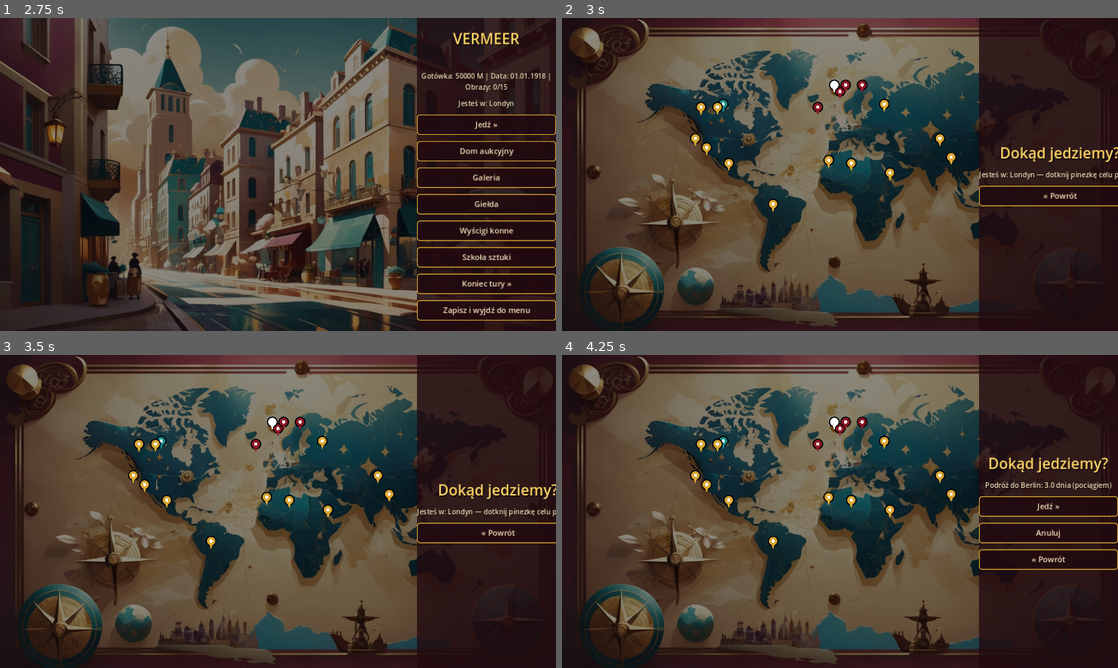
Above: before the commit, frames 1-4 (two rows, left to right).
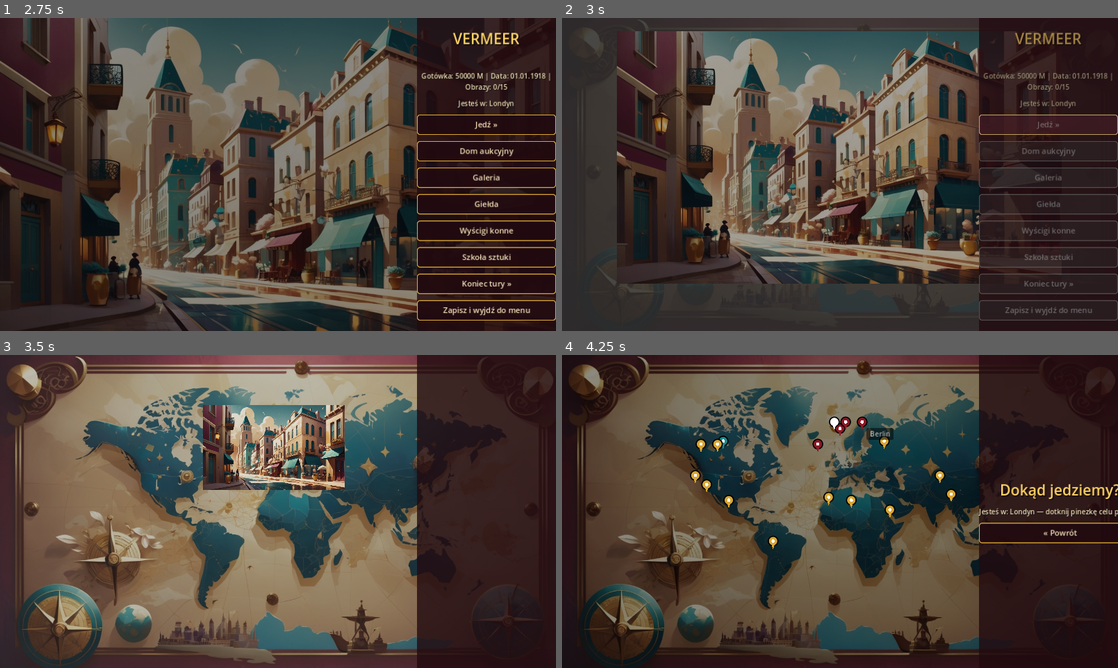
Above: after the commit, the same moments.

Repository: cinekm20/the-forger-retro-tycoon
Game: Godot game, scene res://scenes/main_menu/MainMenu.tscn
Same seed, same stepped clock (60 frames per second), same inputs: the game is played once before the commit and once after it.
Inputs (mouse positions are in pixels of both pictures, inside the frame that each line leads up to):
- Up to frame 1 (2.75 s): click "1" at 0.5 s; click "Tryb łatwy (15/40 obrazów do …" at 1.25 s; click "Nowa gra" at 2 s
- Up to frame 2 (3 s): click "Jedź »" at 2.75 s
- Up to frame 3 (3.5 s): no input
- Up to frame 4 (4.25 s): click (862, 423) at 3.52 s

Frame 1 is identical in both runs. In frame 2, 64% of the frame differs, in the area x 0-100%, y 0-100%; in frame 3, 71%; in frame 4, 2.2%.

Commit message:
Dodaj animację zoom Hub <-> mapa <-> pociąg/samolot <-> Hub
Trzyczęściowa animacja podróży, spięta wokół tej samej pozycji pinezki
(Cities.get_map_position) dla ciągłości wizualnej między scenami:

1. Hub._on_travel_pressed(): tło Huba kurczy się (scale + pivot_offset w
   pozycji pinezki aktualnego miasta) do rozmiaru pinezki, mapa pojawia
   się pod spodem (fade-in) — dopiero potem scena przełącza się na
   TravelMap.
2. TravelAnimation.gd: pojazd (pociąg/samolot) leci bezpośrednio między
   współrzędnymi pinezki startowej a docelowej (nie generyczny slajd w
   poziomie jak wcześniej) — mały na starcie i mecie, urośnięty w połowie
   drogi (sin(t*PI) jako krzywa skali).
3. Po dotarciu: tło miasta docelowego "wjeżdża" (zoom-in, odwrotność
   punktu 1.) z pozycji pinezki na cały ekran, dopiero potem przełącza na
   Hub.

Wymagało refaktoru: REGION_BACKGROUNDS/FALLBACK_BACKGROUND/
MAP_BACKGROUND_PATH przeniesione z Hub.gd do Cities.gd (Cities.
get_region_background()) — potrzebne w dwóch miejscach (Hub.gd i
TravelAnimation.gd) zamiast jednego. Dodano też
ScreenHelpers.make_background_with_overlay(), bo obie animacje muszą
wygaszać nakładkę tła osobno od reszty ekranu.

Zoom-transform używa Control.scale + pivot_offset (nie ręcznej zmiany
anchors/position/size) — pivot_offset w lokalnych współrzędnych pinezki
gwarantuje, że ten punkt zostaje wizualnie nieruchomy niezależnie od
aktualnej skali, więc obraz rośnie/kurczy się dokładnie z/do tego miejsca.

Diff:
--- a/game/scenes/hub/Hub.gd
+++ b/game/scenes/hub/Hub.gd
@@ -22,64 +22,91 @@
 	"Szkoła sztuki": "res://scenes/art_school/ArtSchool.tscn",
 }
 
-## Tła wg regionu aktualnej lokalizacji (docs/GRAFIKA_LEONARDO.md §2.1).
-## south_america i central_america dzielą jeden szablon "tropikalny port"
-## (Rio/Bogota/Gwatemala/Meksyk w oryginalnym planie to jedna grupa
-## stylistyczna, mimo że w Cities.gd mają dwa różne klucze region). Wszystkie
-## 6 regionów z Cities.gd ma już własne tło — FALLBACK_BACKGROUND niżej to
-## czysta rezerwa na wypadek nowego/nieznanego klucza region.
-const REGION_BACKGROUNDS := {
-	"europe": "res://art/backgrounds/region_europe.jpg",
-	"south_america": "res://art/backgrounds/region_tropical_port.jpg",
-	"central_america": "res://art/backgrounds/region_tropical_port.jpg",
-	"africa": "res://art/backgrounds/region_africa.jpg",
-	"asia": "res://art/backgrounds/region_asia.jpg",
-	"north_america": "res://art/backgrounds/region_north_america.jpg",
-}
-const FALLBACK_BACKGROUND := "res://art/backgrounds/hub_map.jpg"
+const MapPinScript := preload("res://scripts/ui/MapPin.gd")
+const ZOOM_OUT_DURATION := 0.9
 
 var status_label: Label
 var turn_label: Label
 var travel_status_label: Label
 var travel_button: Button
+var root_panel: VBoxContainer
+var hub_bg: TextureRect
+var hub_overlay: ColorRect
 
 
 func _ready() -> void:
-	ScreenHelpers.make_background(self, _get_current_background())
+	var bg_layers := ScreenHelpers.make_background_with_overlay(self, Cities.get_region_background(Travel.current_city))
+	hub_bg = bg_layers["background"]
+	hub_overlay = bg_layers["overlay"]
+
 	## Panel boczny zamiast pełnoekranowego — w oryginale menu i pasek stanu
 	## to małe skrzynki w rogach ekranu, nie zasłaniają całego widoku
 	## (patrz zrzuty ekranu z oryginału). make_root_side() daje ten sam
 	## efekt: wąska kolumna z prawej, reszta tła regionu zostaje odsłonięta.
-	var root := ScreenHelpers.make_root_side(self)
-	ScreenHelpers.make_title(root, "VERMEER")
+	root_panel = ScreenHelpers.make_root_side(self)
+	ScreenHelpers.make_title(root_panel, "VERMEER")
 
-	turn_label = ScreenHelpers.make_label(root, "")
-	status_label = ScreenHelpers.make_label(root, "")
+	turn_label = ScreenHelpers.make_label(root_panel, "")
+	status_label = ScreenHelpers.make_label(root_panel, "")
 	status_label.autowrap_mode = TextServer.AUTOWRAP_WORD
-	travel_status_label = ScreenHelpers.make_label(root, "")
+	travel_status_label = ScreenHelpers.make_label(root_panel, "")
 	travel_status_label.autowrap_mode = TextServer.AUTOWRAP_WORD
 
-	travel_button = ScreenHelpers.make_button(root, "Jedź »", func(): SceneRouter.goto_scene(SceneRouter.TRAVEL_MAP))
+	travel_button = ScreenHelpers.make_button(root_panel, "Jedź »", _on_travel_pressed)
 
 	for destination_name in LOCATION_GATED_DESTINATIONS.keys():
 		var info: Dictionary = LOCATION_GATED_DESTINATIONS[destination_name]
 		var path: String = info["path"]
-		var btn := ScreenHelpers.make_button(root, destination_name, func(): SceneRouter.goto_scene(path))
+		var btn := ScreenHelpers.make_button(root_panel, destination_name, func(): SceneRouter.goto_scene(path))
 		btn.set_meta("requires_type", info["requires_type"])
 
 	for destination_name in FREE_DESTINATIONS.keys():
 		var path: String = FREE_DESTINATIONS[destination_name]
-		ScreenHelpers.make_button(root, destination_name, func(): SceneRouter.goto_scene(path))
+		ScreenHelpers.make_button(root_panel, destination_name, func(): SceneRouter.goto_scene(path))
 
-	ScreenHelpers.make_button(root, "Koniec tury »", _on_end_turn_pressed)
-	ScreenHelpers.make_button(root, "Zapisz i wyjdź do menu", _on_save_and_exit_pressed)
+	ScreenHelpers.make_button(root_panel, "Koniec tury »", _on_end_turn_pressed)
+	ScreenHelpers.make_button(root_panel, "Zapisz i wyjdź do menu", _on_save_and_exit_pressed)
 
 	_update_status()
 
 
-func _get_current_background() -> String:
-	var region: String = Cities.CITIES.get(Travel.current_city, {}).get("region", "")
-	return REGION_BACKGROUNDS.get(region, FALLBACK_BACKGROUND)
+## Zamiast od razu przełączać scenę, tło Huba "kurczy się" do pozycji
+## pinezki aktualnego miasta na mapie świata, a mapa pojawia się pod spodem
+## — dopiero potem ładuje się TravelMap.tscn (który ma dokładnie tę samą
+## pinezkę w tym samym miejscu, patrz Cities.get_map_position — ciągłość
+## wizualna między ekranami). Odwrotność tego dzieje się w
+## TravelAnimation.gd po dotarciu do celu (zoom-in z pinezki w nowy Hub).
+func _on_travel_pressed() -> void:
+	_set_buttons_disabled(true)
+
+	var viewport_size := get_viewport_rect().size
+	var target_pos := Cities.get_map_position(Travel.current_city) * viewport_size
+
+	var map_bg := TextureRect.new()
+	map_bg.texture = load(Cities.MAP_BACKGROUND_PATH)
+	map_bg.set_anchors_preset(Control.PRESET_FULL_RECT)
+	map_bg.expand_mode = TextureRect.EXPAND_IGNORE_SIZE
+	map_bg.stretch_mode = TextureRect.STRETCH_SCALE
+	map_bg.modulate.a = 0.0
+	add_child(map_bg)
+	move_child(map_bg, 0)  # pod hub_bg, który się kurczy i odsłania mapę
+
+	hub_bg.pivot_offset = target_pos
+	var pin_scale := MapPinScript.PIN_SIZE / viewport_size
+
+	var tween := create_tween()
+	tween.set_parallel(true)
+	tween.tween_property(map_bg, "modulate:a", 1.0, ZOOM_OUT_DURATION)
+	tween.tween_property(hub_overlay, "modulate:a", 0.0, ZOOM_OUT_DURATION)
+	tween.tween_property(hub_bg, "scale", pin_scale, ZOOM_OUT_DURATION)
+	tween.tween_property(root_panel, "modulate:a", 0.0, ZOOM_OUT_DURATION * 0.5)
+	tween.chain().tween_callback(func(): SceneRouter.goto_scene(SceneRouter.TRAVEL_MAP))
+
+
+func _set_buttons_disabled(disabled: bool) -> void:
+	for child in root_panel.get_children():
+		if child is Button:
+			child.disabled = disabled
 
 
 func _on_save_and_exit_pressed() -> void:
--- a/game/scenes/travel_animation/TravelAnimation.gd
+++ b/game/scenes/travel_animation/TravelAnimation.gd
@@ -1,43 +1,86 @@
 extends Control
 ## Krótka animacja podróży — pociąg (podróż w obrębie tego samego regionu)
 ## albo samolot (inny region, zwykle przez ocean), patrz Travel.gd
-## start_travel(). Po zakończeniu (albo po "Pomiń") wraca do Hubu.
+## start_travel(). Pojazd leci/jedzie bezpośrednio po mapie, od pinezki
+## startowej do docelowej (te same współrzędne co na TravelMap,
+## Cities.get_map_position) — rośnie tuż po starcie i kurczy się tuż przed
+## dotarciem do celu, jak wyjeżdżanie/wjeżdżanie w pinezkę. Po zakończeniu
+## (albo po "Pomiń") tło miasta docelowego "wchodzi" (zoom-in) z pozycji
+## pinezki na cały ekran, zanim gra przełączy się na Hub — symetryczne
+## odbicie zoom-outu z Hub.gd _on_travel_pressed().
 
-const ANIMATION_DURATION := 1.6
+const ANIMATION_DURATION := 1.8
+const ARRIVAL_ZOOM_DURATION := 0.8
+const MIN_VEHICLE_SCALE := 0.25
 
 const TravelVehicleScript := preload("res://scripts/ui/TravelVehicle.gd")
+const MapPinScript := preload("res://scripts/ui/MapPin.gd")
 
 var vehicle_icon: Control
+var root_panel: VBoxContainer
+var map_overlay: ColorRect
 var finished: bool = false
+var from_pos: Vector2
+var to_pos: Vector2
 
 
 func _ready() -> void:
-	var root := ScreenHelpers.make_root(self)
-	ScreenHelpers.make_title(root, "Podróż")
-	ScreenHelpers.make_label(root, "%s → %s" % [
+	var bg_layers := ScreenHelpers.make_background_with_overlay(self, Cities.MAP_BACKGROUND_PATH)
+	map_overlay = bg_layers["overlay"]
+
+	root_panel = ScreenHelpers.make_root_side(self)
+	ScreenHelpers.make_title(root_panel, "Podróż")
+	ScreenHelpers.make_label(root_panel, "%s → %s" % [
 		Cities.get_city_name(Travel.last_travel_from), Cities.get_city_name(Travel.last_travel_to),
 	])
+	ScreenHelpers.make_button(root_panel, "Pomiń »", _on_finished)
 
-	var track := Control.new()
-	track.custom_minimum_size = Vector2(0, 120)
-	track.size_flags_horizontal = Control.SIZE_EXPAND_FILL
-	root.add_child(track)
+	var viewport_size := get_viewport_rect().size
+	from_pos = Cities.get_map_position(Travel.last_travel_from) * viewport_size
+	to_pos = Cities.get_map_position(Travel.last_travel_to) * viewport_size
 
 	vehicle_icon = TravelVehicleScript.new()
 	vehicle_icon.is_plane = Travel.last_travel_vehicle == Travel.Vehicle.PLANE
-	vehicle_icon.position = Vector2(-TravelVehicleScript.ICON_SIZE.x, 40)
-	track.add_child(vehicle_icon)
+	vehicle_icon.pivot_offset = TravelVehicleScript.ICON_SIZE / 2.0
+	add_child(vehicle_icon)
+	move_child(vehicle_icon, 1)  # nad tłem mapy, pod panelem bocznym
 
-	ScreenHelpers.make_button(root, "Pomiń »", _on_finished)
+	var tween := create_tween()
+	tween.tween_method(_update_vehicle, 0.0, 1.0, ANIMATION_DURATION)
+	tween.finished.connect(_on_finished)
 
-	var viewport_width := get_viewport_rect().size.x
-	var tween := create_tween()
-	tween.tween_property(vehicle_icon, "position:x", viewport_width, ANIMATION_DURATION)
-	tween.finished.connect(_on_finished)
+
+func _update_vehicle(t: float) -> void:
+	var center := from_pos.lerp(to_pos, t)
+	vehicle_icon.position = center - TravelVehicleScript.ICON_SIZE / 2.0
+	var grow_shrink := sin(t * PI)  # 0 na starcie i mecie, 1 w połowie drogi
+	var s: float = lerp(MIN_VEHICLE_SCALE, 1.0, grow_shrink)
+	vehicle_icon.scale = Vector2(s, s)
 
 
 func _on_finished() -> void:
 	if finished:
 		return
 	finished = true
-	SceneRouter.goto_hub()
+	_play_arrival_zoom_in()
+
+
+func _play_arrival_zoom_in() -> void:
+	vehicle_icon.visible = false
+	var viewport_size := get_viewport_rect().size
+
+	var arrival_bg := TextureRect.new()
+	arrival_bg.texture = load(Cities.get_region_background(Travel.last_travel_to))
+	arrival_bg.set_anchors_preset(Control.PRESET_FULL_RECT)
+	arrival_bg.expand_mode = TextureRect.EXPAND_IGNORE_SIZE
+	arrival_bg.stretch_mode = TextureRect.STRETCH_SCALE
+	arrival_bg.pivot_offset = to_pos
+	arrival_bg.scale = MapPinScript.PIN_SIZE / viewport_size
+	add_child(arrival_bg)
+
+	var tween := create_tween()
+	tween.set_parallel(true)
+	tween.tween_property(arrival_bg, "scale", Vector2.ONE, ARRIVAL_ZOOM_DURATION)
+	tween.tween_property(map_overlay, "modulate:a", 0.0, ARRIVAL_ZOOM_DURATION)
+	tween.tween_property(root_panel, "modulate:a", 0.0, ARRIVAL_ZOOM_DURATION * 0.5)
+	tween.chain().tween_callback(func(): SceneRouter.goto_hub())
--- a/game/scenes/travel_map/TravelMap.gd
+++ b/game/scenes/travel_map/TravelMap.gd
@@ -22,7 +22,7 @@
 
 
 func _ready() -> void:
-	ScreenHelpers.make_background(self, "res://art/backgrounds/hub_map.jpg")
+	ScreenHelpers.make_background(self, Cities.MAP_BACKGROUND_PATH)
 	_build_pins()
 
 	var root := ScreenHelpers.make_root_side(self)
--- a/game/scripts/autoload/Cities.gd
+++ b/game/scripts/autoload/Cities.gd
@@ -129,6 +129,29 @@
 	return MAP_POSITION.get(city_id, Vector2(0.5, 0.5))
 
 
+const MAP_BACKGROUND_PATH := "res://art/backgrounds/hub_map.jpg"
+
+## Tła wg regionu (docs/GRAFIKA_LEONARDO.md §2.1). south_america i
+## central_america dzielą jeden szablon "tropikalny port" (Rio/Bogota/
+## Gwatemala/Meksyk w oryginalnym planie to jedna grupa stylistyczna, mimo
+## dwóch różnych kluczy region). Współdzielone przez Hub.gd (tło aktualnej
+## lokalizacji) i TravelAnimation.gd (zoom-in na tło miasta docelowego).
+const REGION_BACKGROUNDS := {
+	"europe": "res://art/backgrounds/region_europe.jpg",
+	"south_america": "res://art/backgrounds/region_tropical_port.jpg",
+	"central_america": "res://art/backgrounds/region_tropical_port.jpg",
+	"africa": "res://art/backgrounds/region_africa.jpg",
+	"asia": "res://art/backgrounds/region_asia.jpg",
+	"north_america": "res://art/backgrounds/region_north_america.jpg",
+}
+const FALLBACK_BACKGROUND := "res://art/backgrounds/hub_map.jpg"
+
+
+func get_region_background(city_id: String) -> String:
+	var region: String = CITIES.get(city_id, {}).get("region", "")
+	return REGION_BACKGROUNDS.get(region, FALLBACK_BACKGROUND)
+
+
 ## Wszyscy sąsiedzi miasta z bezpośrednią trasą (w obie strony macierzy).
 func get_direct_neighbors(city_id: String) -> Dictionary:
 	var neighbors := {}
--- a/game/scripts/ui/screen_helpers.gd
+++ b/game/scripts/ui/screen_helpers.gd
@@ -7,6 +7,14 @@
 ## bogatej w szczegóły grafice). Wywoływać PRZED make_root, żeby tło zostało
 ## dodane jako pierwsze dziecko (czyli renderuje się pod resztą UI).
 static func make_background(parent: Control, texture_path: String) -> TextureRect:
+	return make_background_with_overlay(parent, texture_path)["background"]
+
+
+## Jak make_background(), ale zwraca też nakładkę — potrzebne tam, gdzie
+## tło animuje się osobno od reszty ekranu (np. zoom-out/zoom-in między
+## Hub.gd a TravelAnimation.gd) i trzeba wygasić nakładkę razem z nim,
+## zamiast zostawiać ją jako samotny ciemny prostokąt na wierzchu.
+static func make_background_with_overlay(parent: Control, texture_path: String) -> Dictionary:
 	var bg := TextureRect.new()
 	bg.texture = load(texture_path)
 	bg.set_anchors_preset(Control.PRESET_FULL_RECT)
@@ -19,7 +27,7 @@
 	overlay.set_anchors_preset(Control.PRESET_FULL_RECT)
 	overlay.mouse_filter = Control.MOUSE_FILTER_IGNORE
 	parent.add_child(overlay)
-	return bg
+	return {"background": bg, "overlay": overlay}
 
 
 ## mouse_filter = IGNORE na kontenerze jest ważne: bez tego niewidzialne tło
Not shown, changed: game/README.md
